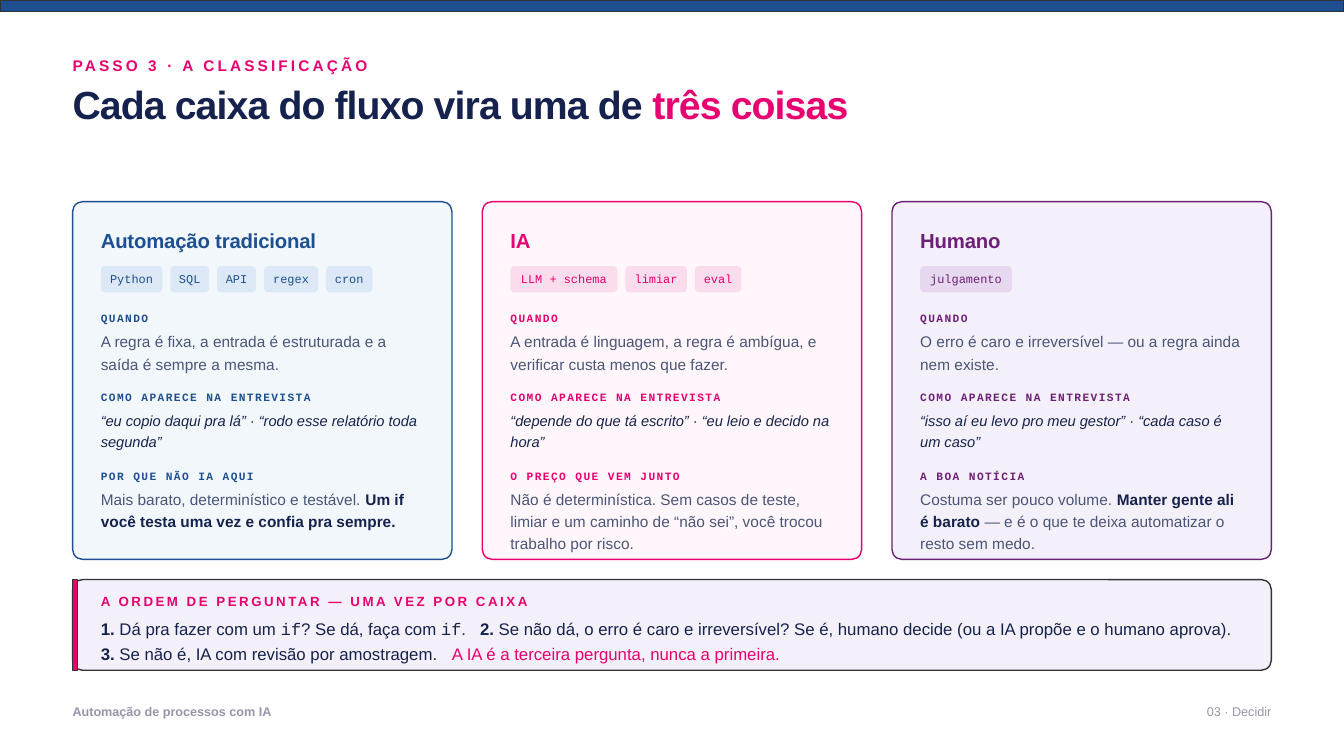
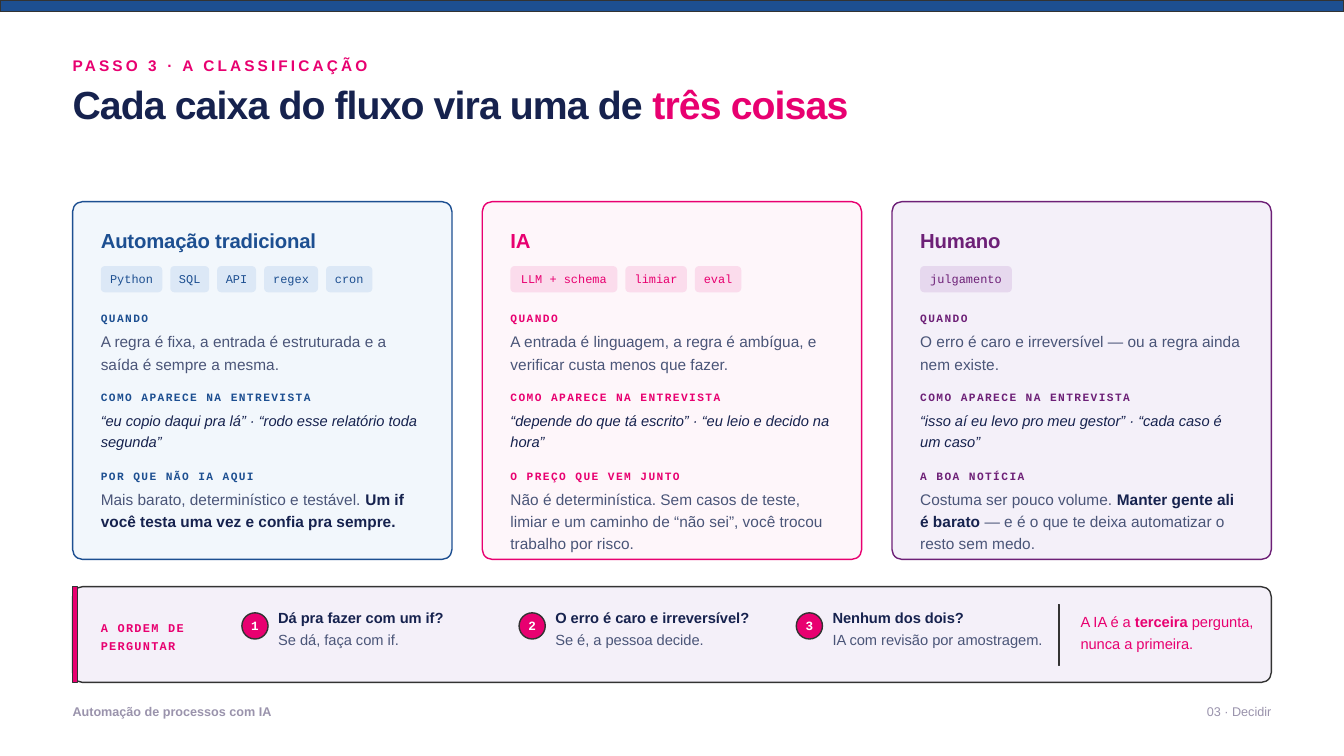
Before and after one commit to gabrcs/casamentos-app, a slide deck: slide 8 of talks/serasa-ia-automacao/deck.pptx. Drawn at 1344x756 pixels with LibreOffice and Linux fonts; fonts in the diff are those of the drawing. Boxes give left, top, right and bottom in pixels: in the first picture for what was removed or moved away, otherwise in the second. Text is boxed around its words. In the diff, an @@ line names an element or a change of style, - is before the commit and + after.

```diff
--- a/talks/serasa-ia-automacao/deck.pptx
+++ b/talks/serasa-ia-automacao/deck.pptx
@@ rounded rectangle: place and size @@
-rounded rectangle at [73,580,1271,670]
+rounded rectangle at [73,587,1271,683]
@@ rounded rectangle at [73,587,1271,683]: proportions changed @@
@@ rectangle: place and size @@
-rectangle at [73,580,78,670]
+rectangle at [73,587,78,683]
@@ text at [101,624,184,650]: text changed; size 9.5 to 8.5 pt; font Arial to Courier New @@
-A ORDEM DE PERGUNTAR — UMA VEZ POR CAIXA
+A ORDEM DE
+PERGUNTAR
@@ text removed at [101,622,1232,664] @@
-1. Dá pra fazer com um if? Se dá, faça com if. 2. Se não dá, o erro é caro e irreversível? Se é, humano decide (ou a IA propõe e o humano aprova). 3. Se não é, IA com revisão por amostragem. A IA é a terceira pergunta, nunca a primeira.
@@ ellipse added at [242,613,268,639], fill #E80070, outline #333333 1 pt @@
@@ text added at [251,621,259,630], 9 pt, text #FFFFFF, bold @@
+1
@@ text added at [278,612,444,648], 10.5 pt, text #16224E, bold @@
+Dá pra fazer com um if?
+Se dá, faça com if.
@@ ellipse added at [519,613,545,639], fill #E80070, outline #333333 1 pt @@
@@ text added at [528,621,536,630], 9 pt, text #FFFFFF, bold @@
+2
@@ text added at [555,612,749,648], 10.5 pt, text #16224E, bold @@
+O erro é caro e irreversível?
+Se é, a pessoa decide.
@@ ellipse added at [797,613,823,639], fill #E80070, outline #333333 1 pt @@
@@ text added at [806,621,814,630], 9 pt, text #FFFFFF, bold @@
+3
@@ text added at [833,612,1042,648], 10.5 pt, text #4A5578 @@
+Nenhum dos dois?
+IA com revisão por amostragem.
@@ rectangle added at [1059,605,1060,665], fill #E7C9DA, outline #333333 1 pt @@
@@ text added at [1081,616,1254,652], 10.5 pt, text #E80070 @@
+A IA é a terceira pergunta,
+nunca a primeira.
```
Also in this commit, not shown: 6 other slides changed, 4 other files.
